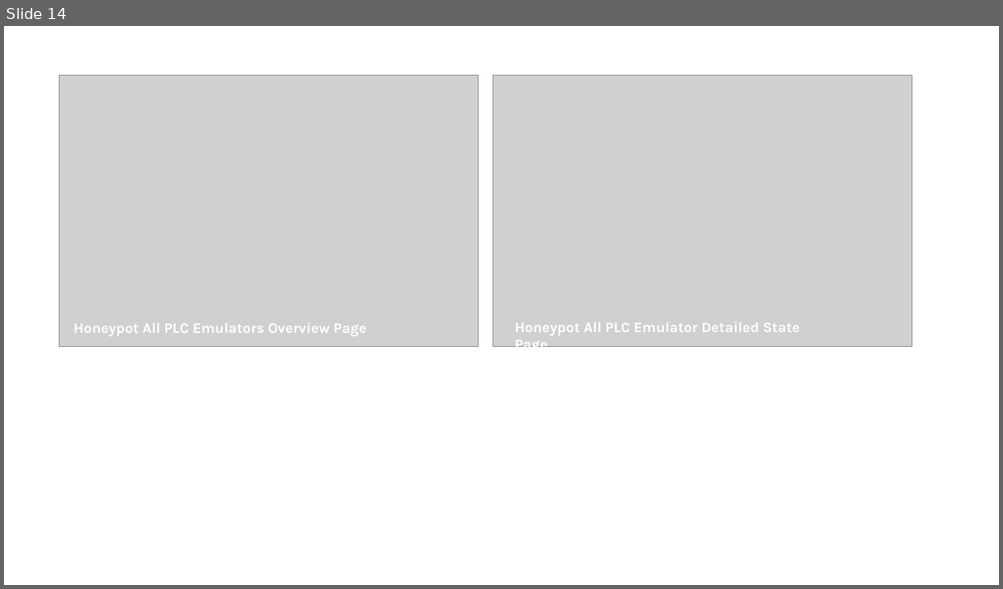
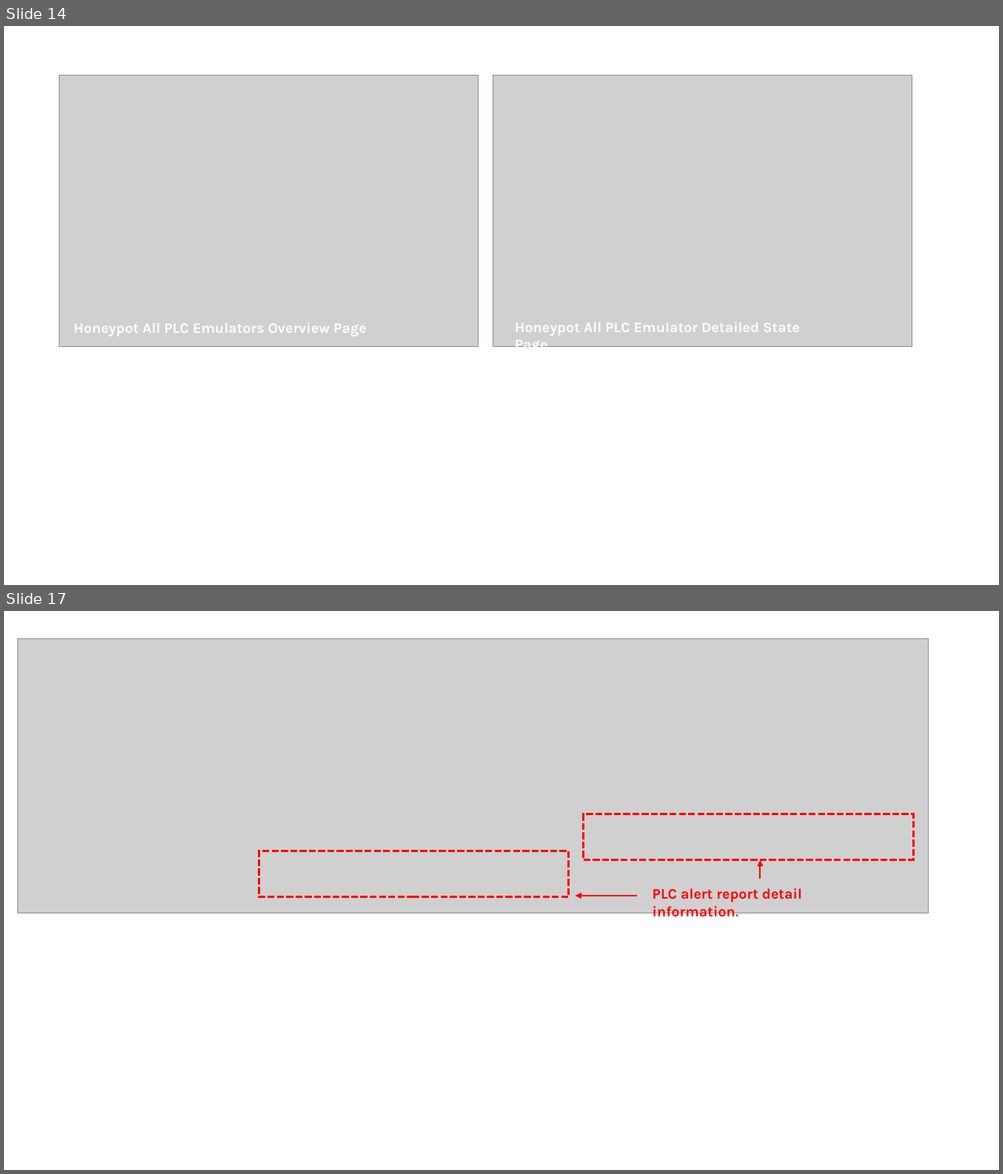
Before and after one commit to kuldeepsharma1/cyber-honey-pot, a slide deck: doc/designDoc.pptx. Shown one above the other, each under a label of ours: slide 14 before the commit, slides 14 and 17 after it; the slides between them are not shown. The pictures are 1003x589 and 1003x1174 pixels, drawn with LibreOffice and Linux fonts; fonts in the diff are those of the drawing; grey boxes stand for pictures. Boxes give left, top, right and bottom in pixels: in the first picture for what was removed or moved away, otherwise in the second. Text is boxed around its words. In the diff, an @@ line names an element or a change of style, - is before the commit and + after.

Commit message:
update the Design of Attack Alert and Notification section of the read me file.

```diff
--- a/doc/designDoc.pptx
+++ b/doc/designDoc.pptx
@@ slide 17 added at (4, 611, 999, 1170), background #FFFFFF @@
@@ picture added at (17, 638, 928, 913) @@
@@ rectangle added at (583, 814, 913, 860), outline #FF0000 2.25 pt dashed @@
@@ rectangle added at (259, 851, 569, 897), outline #FF0000 2.25 pt dashed @@
@@ arrow added from (760, 879) to (760, 860), #FF0000 1.5 pt @@
@@ arrow added from (637, 896) to (575, 896), #FF0000 1.5 pt @@
@@ text added at (652, 889, 802, 921), 14 pt, text #FF0000, bold @@
+PLC alert report detail information.
```
Also in this commit, not shown: 1 slide changed, 1 other slide added, 5 other files.
